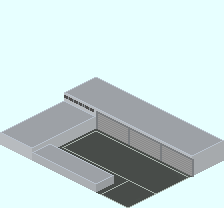
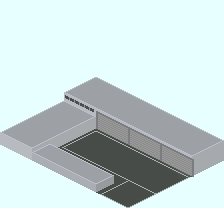
Two versions of the same layered image (224×208). Layer-by-layer changes:
painted on "TSF_Factory_Main_Unit_2nd.png" over bbox(64, 95, 83, 107)
